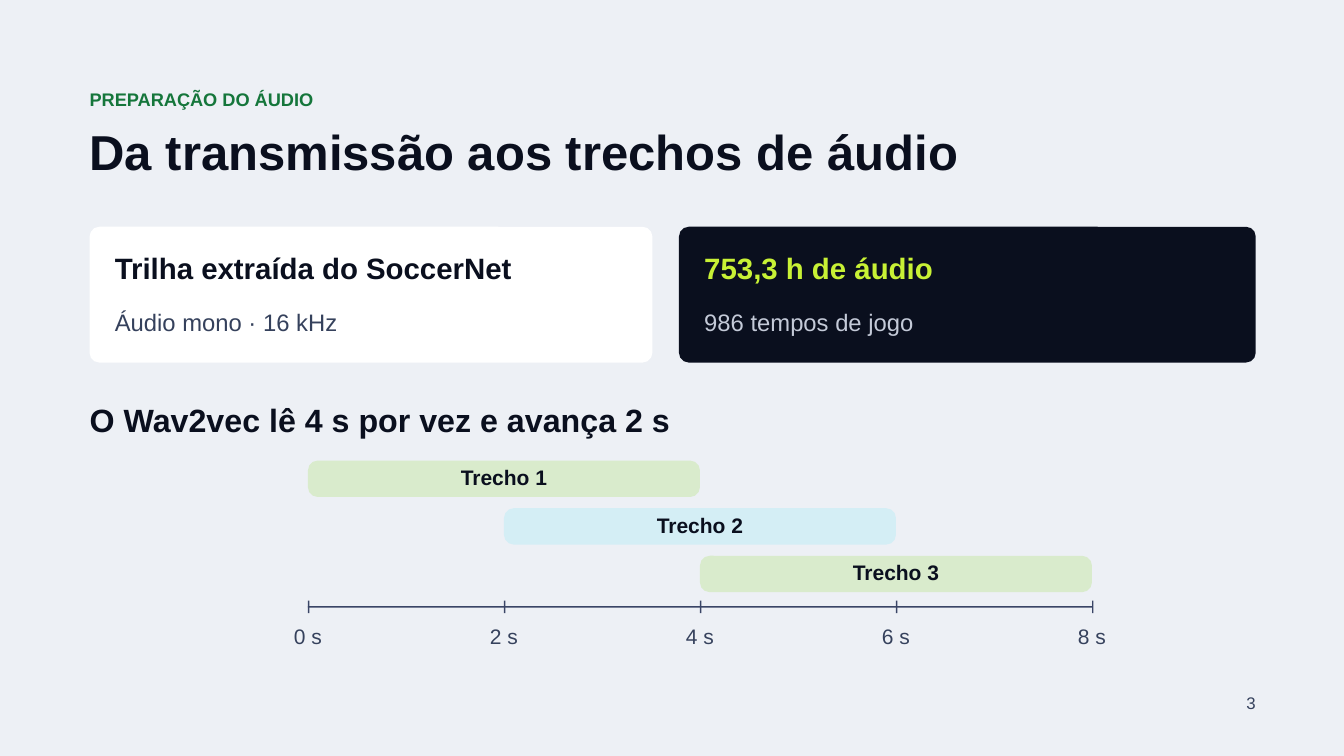
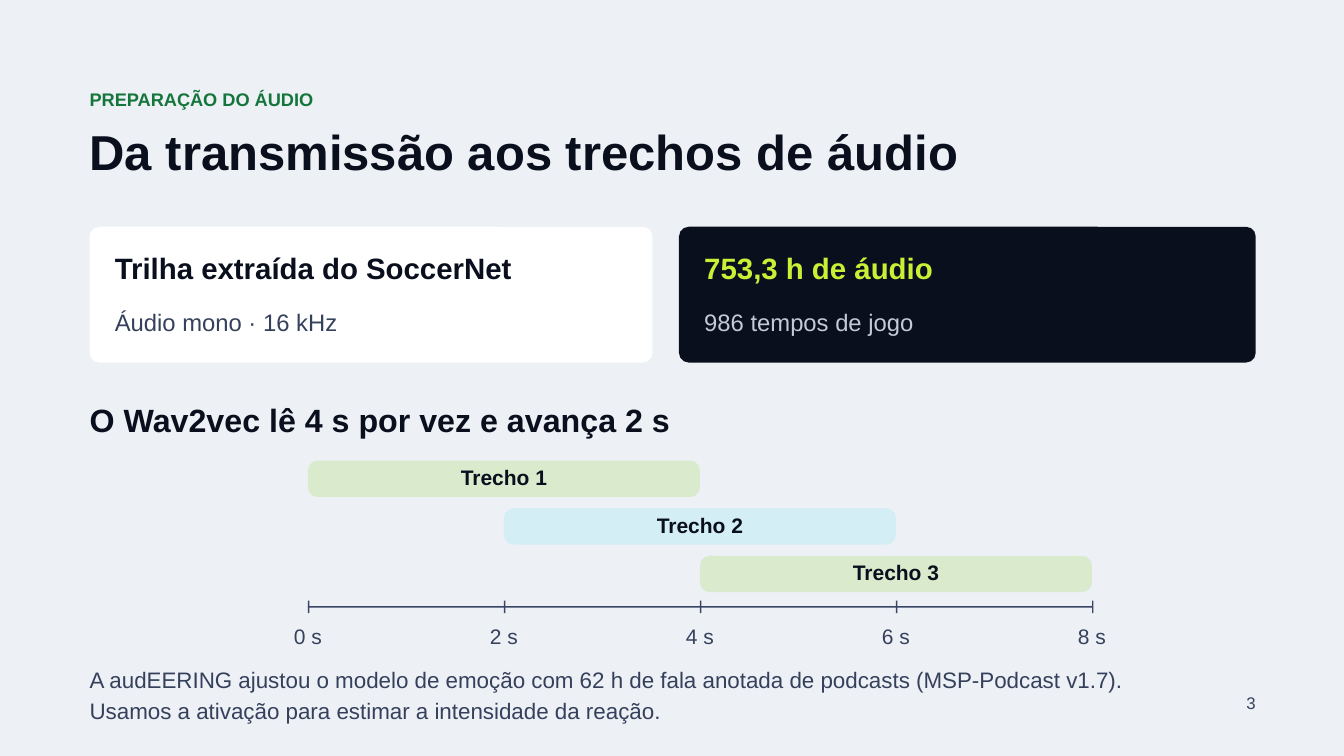
Before and after one commit to orlowf/PDSI-2026, a slide deck: slide 3 of slides/checkpoint-2/Signal-FC-Checkpoint-2.pptx. Drawn at 1344x756 pixels with LibreOffice and Linux fonts; fonts in the diff are those of the drawing. Boxes give left, top, right and bottom in pixels: in the first picture for what was removed or moved away, otherwise in the second. Text is boxed around its words. In the diff, an @@ line names an element or a change of style, - is before the commit and + after.

```diff
--- a/slides/checkpoint-2/Signal-FC-Checkpoint-2.pptx
+++ b/slides/checkpoint-2/Signal-FC-Checkpoint-2.pptx
@@ text added at (90,671,1122,693), 16 pt, text #35415C @@
+A audEERING ajustou o modelo de emoção com 62 h de fala anotada de podcasts (MSP-Podcast v1.7).
@@ text added at (90,702,661,724), 16 pt, text #35415C @@
+Usamos a ativação para estimar a intensidade da reação.
```
Also in this commit, not shown: 1 other slide changed, 1 other file.
